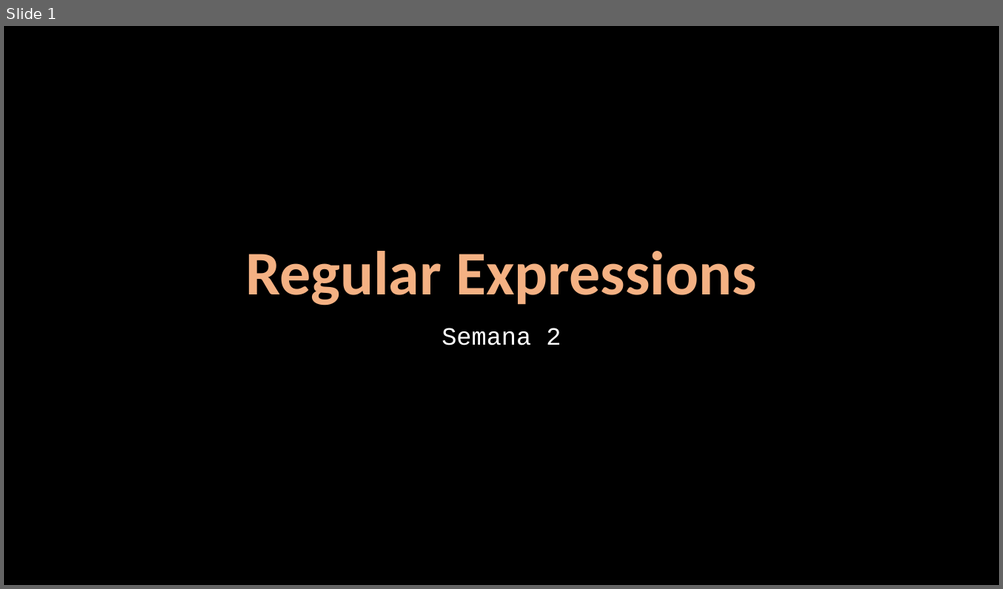
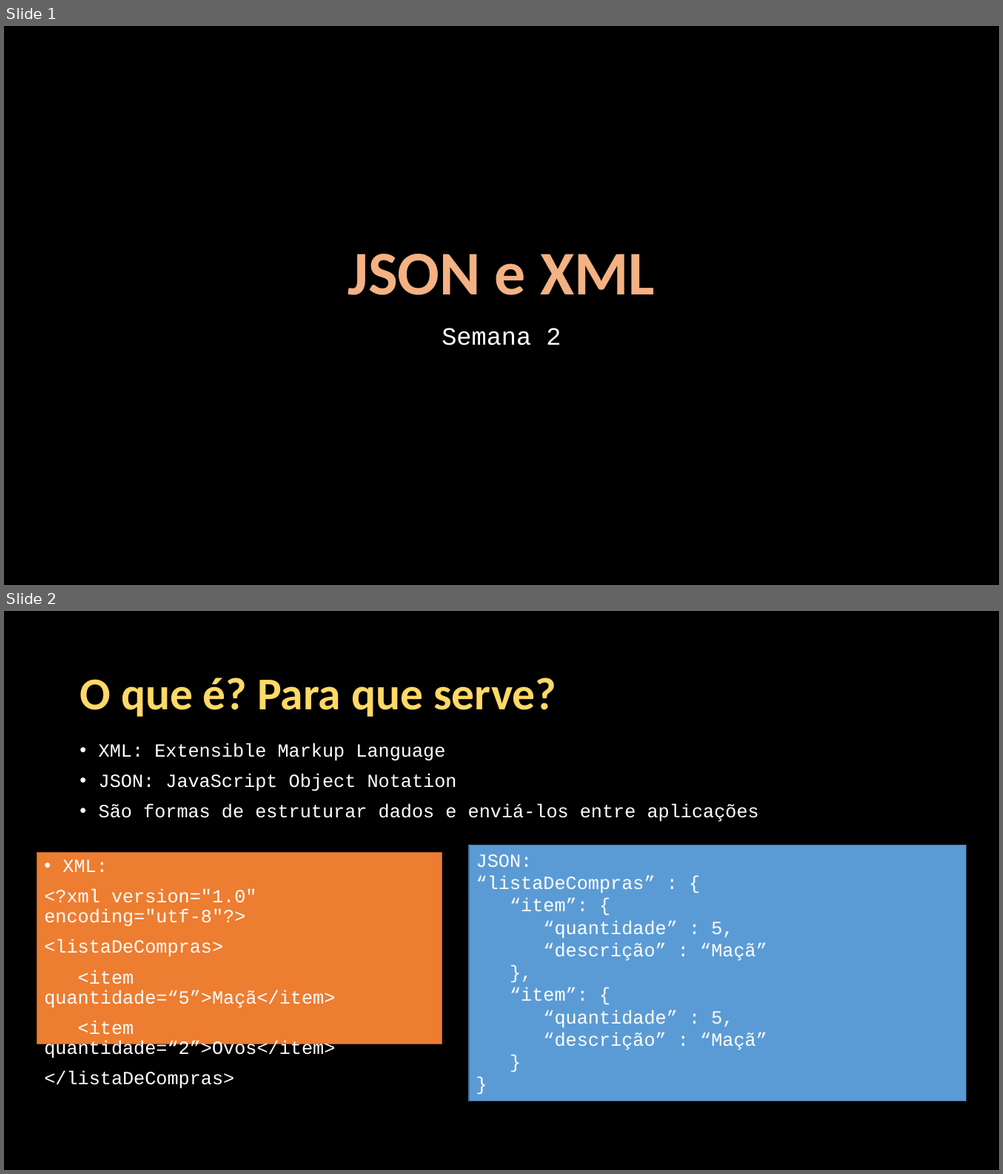
Before and after one commit to Java-Mooc/Advanced-Java, a slide deck: PPT/PPT3_-_JSON_XML.pptx. Shown one above the other, each under a label of ours: slide 1 before the commit, slides 1 and 2 after it. The pictures are 1003x589 and 1003x1174 pixels, drawn with LibreOffice and Linux fonts; fonts in the diff are those of the drawing. Boxes give left, top, right and bottom in pixels: in the first picture for what was removed or moved away, otherwise in the second. Text is boxed around its words. In the diff, an @@ line names an element or a change of style, - is before the commit and + after.

```diff
--- a/PPT/PPT3_-_JSON_XML.pptx
+++ b/PPT/PPT3_-_JSON_XML.pptx
@@ slide 2 added at [4, 611, 999, 1170], background #000000 @@
@@ title added at [79, 678, 556, 717], 44 pt, text #FFD966, bold @@
+O que é? Para que serve?
@@ text added at [99, 743, 759, 822], 18 pt, text #FFFFFF @@
+• XML: Extensible Markup Language
+• JSON: JavaScript Object Notation
+• São formas de estruturar dados e enviá-los entre aplicações
@@ rectangle added at [37, 853, 442, 1045], fill #ED7D31, outline #AF5C24 1 pt, 18 pt, text #FFFFFF @@
+• XML:
+<?xml version="1.0" encoding="utf-8"?>
+<listaDeCompras>
+<item quantidade=“5”>Maçã</item>
+<item quantidade=“2”>Ovos</item>
+</listaDeCompras>
@@ rectangle added at [469, 846, 967, 1101], fill #5B9BD5, outline #43739E 1 pt, 18 pt, text #FFFFFF @@
+JSON:
+“listaDeCompras” : {
+“item”: {
+“quantidade” : 5,
+“descrição” : “Maçã”
+},
+“item”: {
+“quantidade” : 5,
+“descrição” : “Maçã”
+}
+}
@@ slide 1 changed as well @@
@@ title at [347, 254, 654, 295]: text changed @@
-Regular Expressions
+JSON e XML
```
Also in this commit, not shown: 1 other slide added, 4 slides removed, 27 other files.
